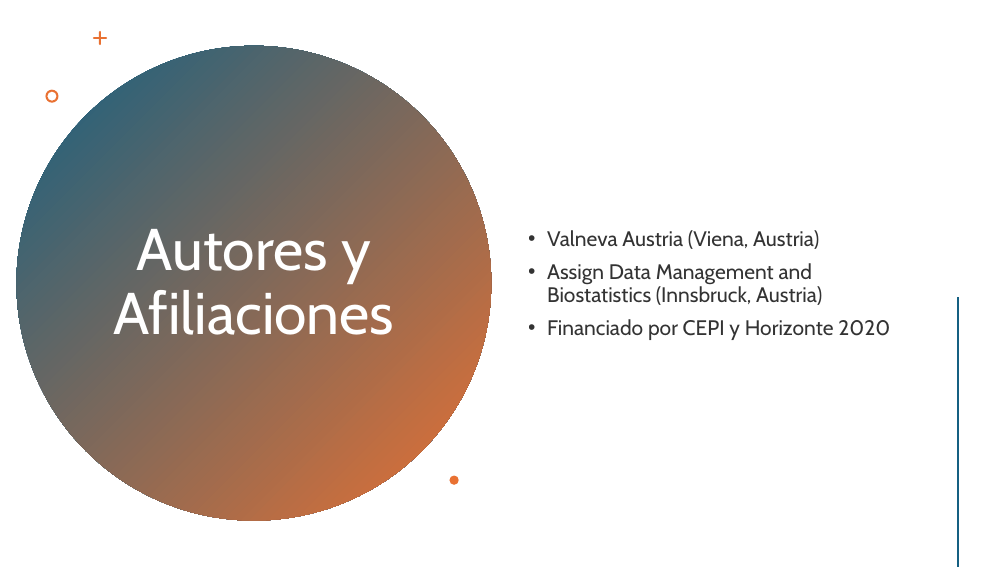
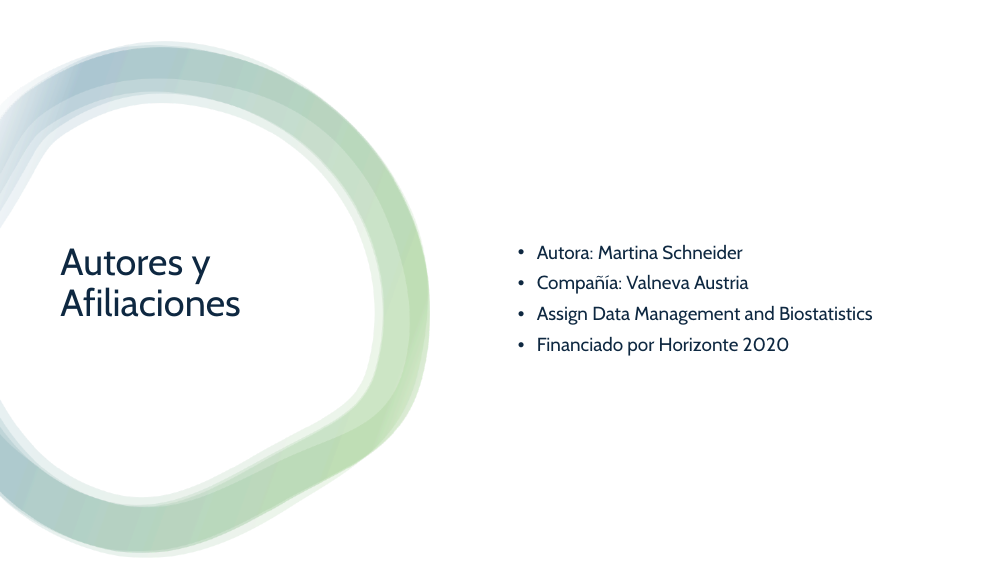
Before and after one commit to RomanLanda11/bioestadistica, a slide deck: slide 2 of tp2/Presentacion_Chikungunya.pptx. Drawn at 1008x567 pixels with LibreOffice and Linux fonts; fonts in the diff are those of the drawing. Boxes give left, top, right and bottom in pixels: in the first picture for what was removed or moved away, otherwise in the second. Text is boxed around its words. In the diff, an @@ line names an element or a change of style, - is before the commit and + after.

```diff
--- a/tp2/Presentacion_Chikungunya.pptx
+++ b/tp2/Presentacion_Chikungunya.pptx
@@ rectangle added at <box>0,0,1008,567</box>, fill #FFFFFF @@
@@ group added at <box>0,42,430,558</box>: 4 freeform shapes @@
@@ ellipse removed at <box>17,46,492,521</box> @@
@@ freeform shape removed at <box>93,31,107,45</box> @@
@@ freeform shape removed at <box>45,90,58,103</box> @@
@@ title "Autores y Afiliaciones": place and size @@
-title "Autores y Afiliaciones" at <box>113,229,394,335</box>
+title "Autores y Afiliaciones" at <box>60,248,240,317</box>
@@ title "Autores y Afiliaciones" at <box>60,248,240,317</box>: size 56 to 36 pt, text colour #FFFFFF to #0E2841; alignment centre to left @@
@@ text at <box>537,245,873,356</box>: text changed; size 20 to 18 pt; text colour #000000 at 80% opacity to #0E2841 @@
-• Valneva Austria (Viena, Austria)
-• Assign Data Management and Biostatistics (Innsbruck, Austria)
-• Financiado por CEPI y Horizonte 2020
+• Autora: Martina Schneider
+• Compañía: Valneva Austria
+• Assign Data Management and Biostatistics
+• Financiado por Horizonte 2020
@@ line removed from (958, 299) to (958, 566) @@
@@ freeform shape removed at <box>450,476,459,485</box> @@
```
Also in this commit, not shown: 8 other slides changed, 5 slides added, 1 other file.
